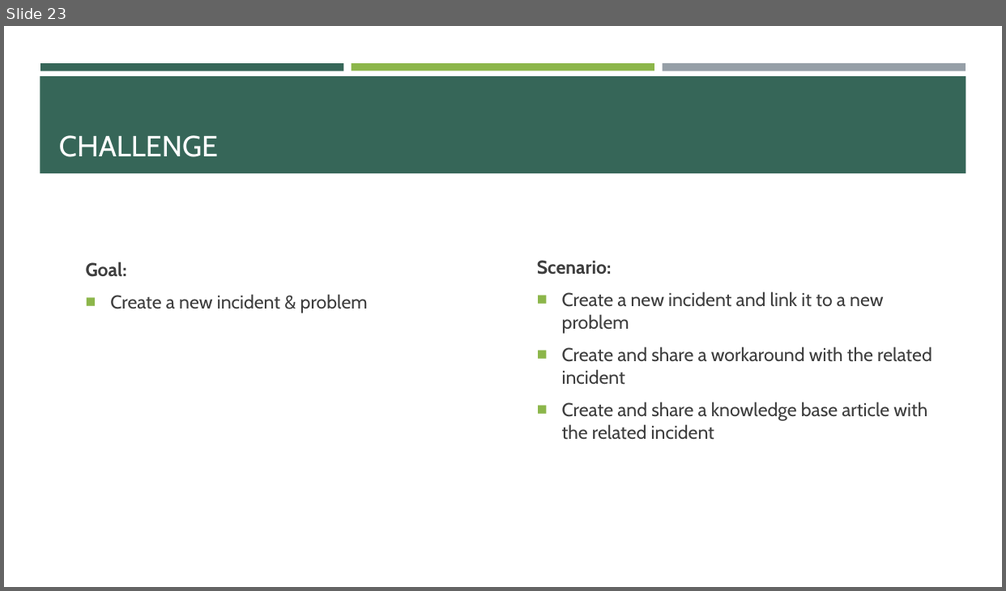
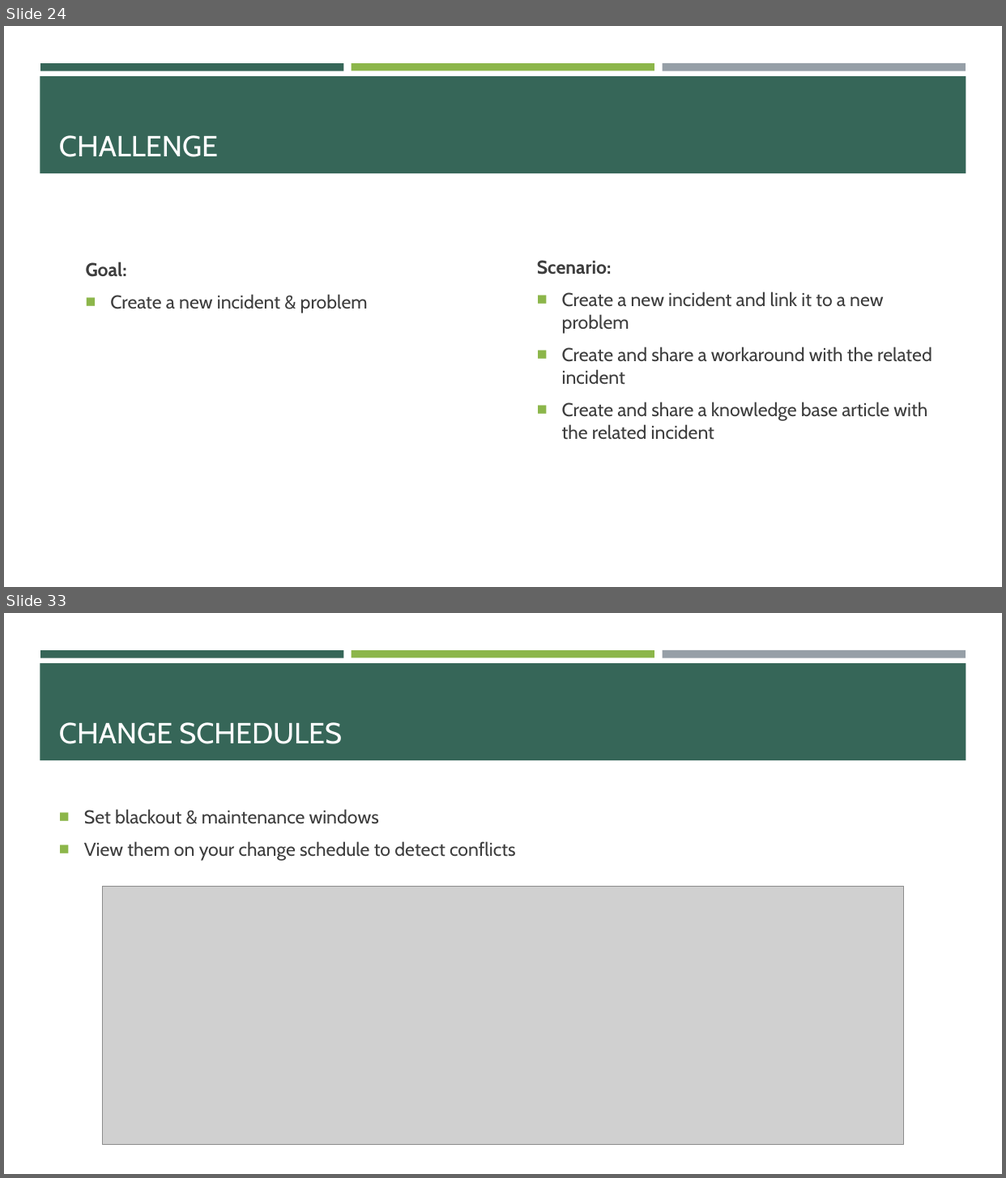
Before and after one commit to e-m-wilson/SNOW, a slide deck: Week_3/Incident_Problem_Management.pptx. Shown one above the other, each under a label of ours: slide 23 before the commit, slides 24 and 33 after it; the slides between them are not shown. The pictures are 1006x591 and 1006x1178 pixels, drawn with LibreOffice and Linux fonts; fonts in the diff are those of the drawing; grey boxes stand for pictures. Boxes give left, top, right and bottom in pixels: in the first picture for what was removed or moved away, otherwise in the second. Text is boxed around its words. In the diff, an @@ line names an element or a change of style, - is before the commit and + after.

```diff
--- a/Week_3/Incident_Problem_Management.pptx
+++ b/Week_3/Incident_Problem_Management.pptx
@@ slide 33 added at (4, 613, 1002, 1174), background #FFFFFF; not listed: 4 template elements that a slide beside it also shows @@
@@ title added at (59, 722, 342, 744), 28 pt, text #FFFFFF @@
+CHANGE SCHEDULES
@@ text added at (84, 809, 516, 861), 18 pt, text #3D3D3D @@
+■ Set blackout & maintenance windows
+■ View them on your change schedule to detect conflicts
@@ picture added at (102, 886, 904, 1144) @@
@@ what was slide 23 is now slide 24 @@
```
Also in this commit, not shown: 1 slide changed, 21 other slides added.
